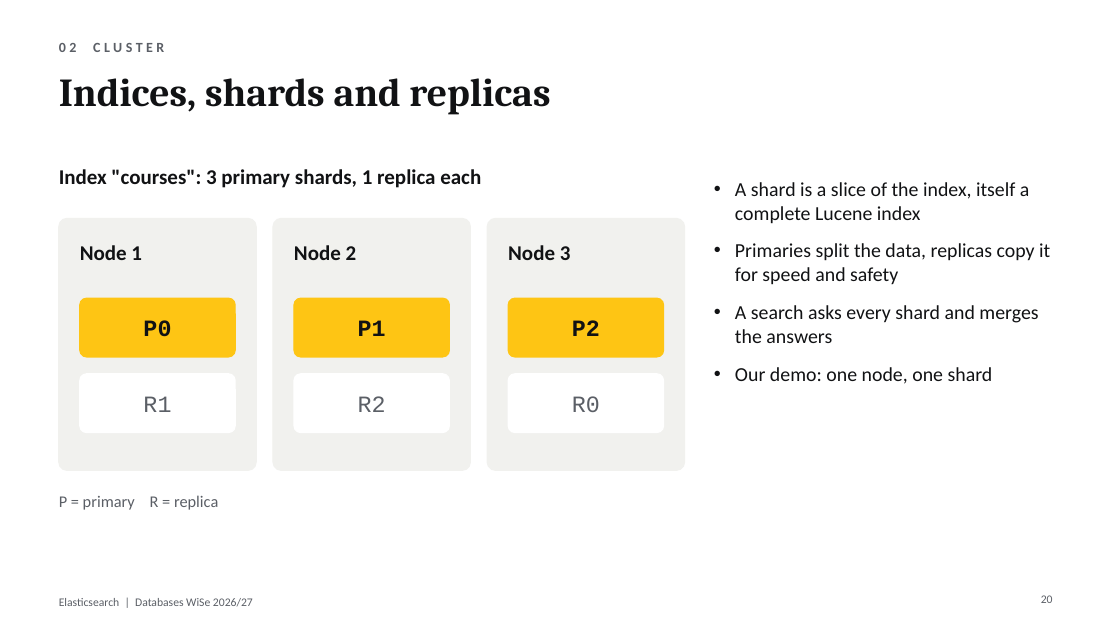
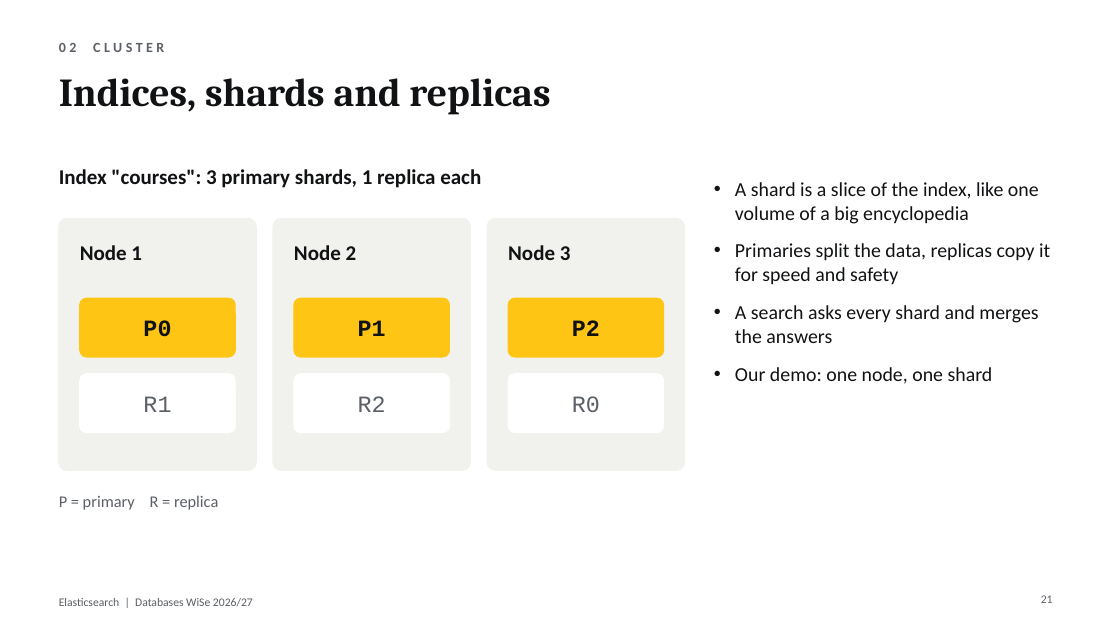
Before and after one commit to rehantariq6000-lab/elasticsearch-seminar, a slide deck: slide 21 of slides/Elasticsearch(RS).pptx (slide 20 before the commit). Drawn at 1120x630 pixels with LibreOffice and Linux fonts; fonts in the diff are those of the drawing. Boxes give left, top, right and bottom in pixels: in the first picture for what was removed or moved away, otherwise in the second. Text is boxed around its words. In the diff, an @@ line names an element or a change of style, - is before the commit and + after.

```diff
--- a/slides/Elasticsearch(RS).pptx
+++ b/slides/Elasticsearch(RS).pptx
@@ text at [735,182,1039,224]: text changed @@
-• A shard is a slice of the index, itself a complete Lucene index
+• A shard is a slice of the index, like one volume of a big encyclopedia
@@ page number at [1041,595,1053,603]: text changed @@
-20
+21
```
Also in this commit, not shown: 5 other slides changed, 5 slides added, 1 slide removed, 1 other file.
